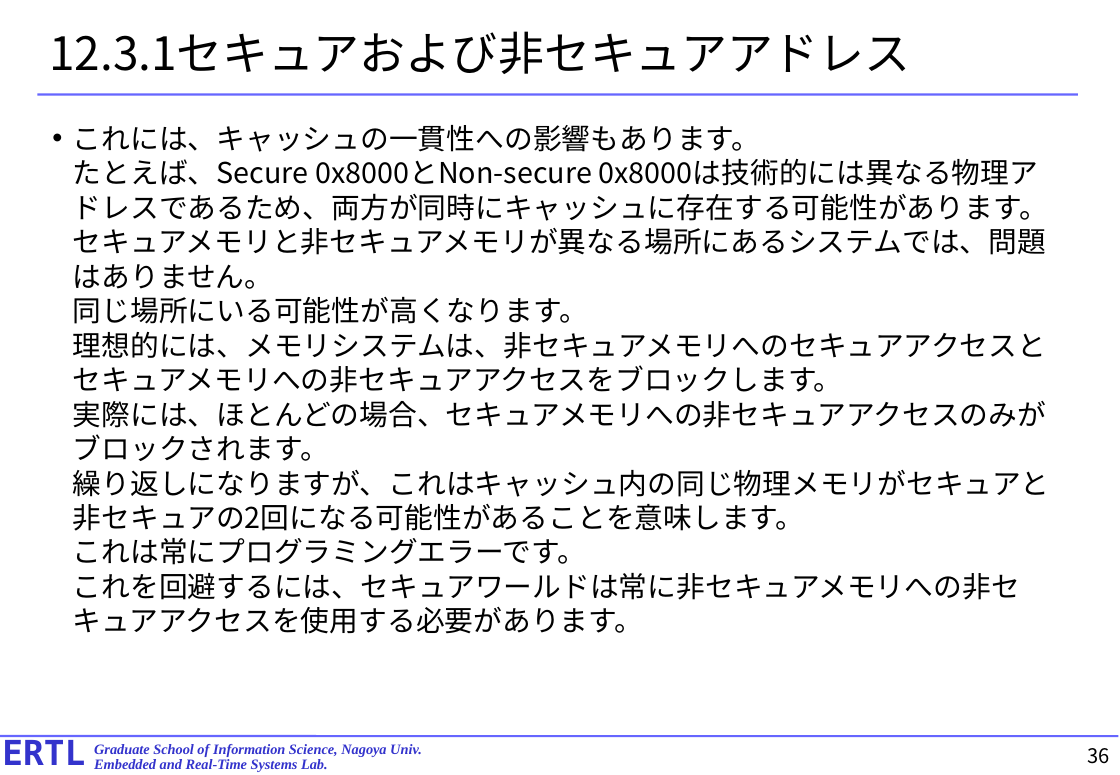
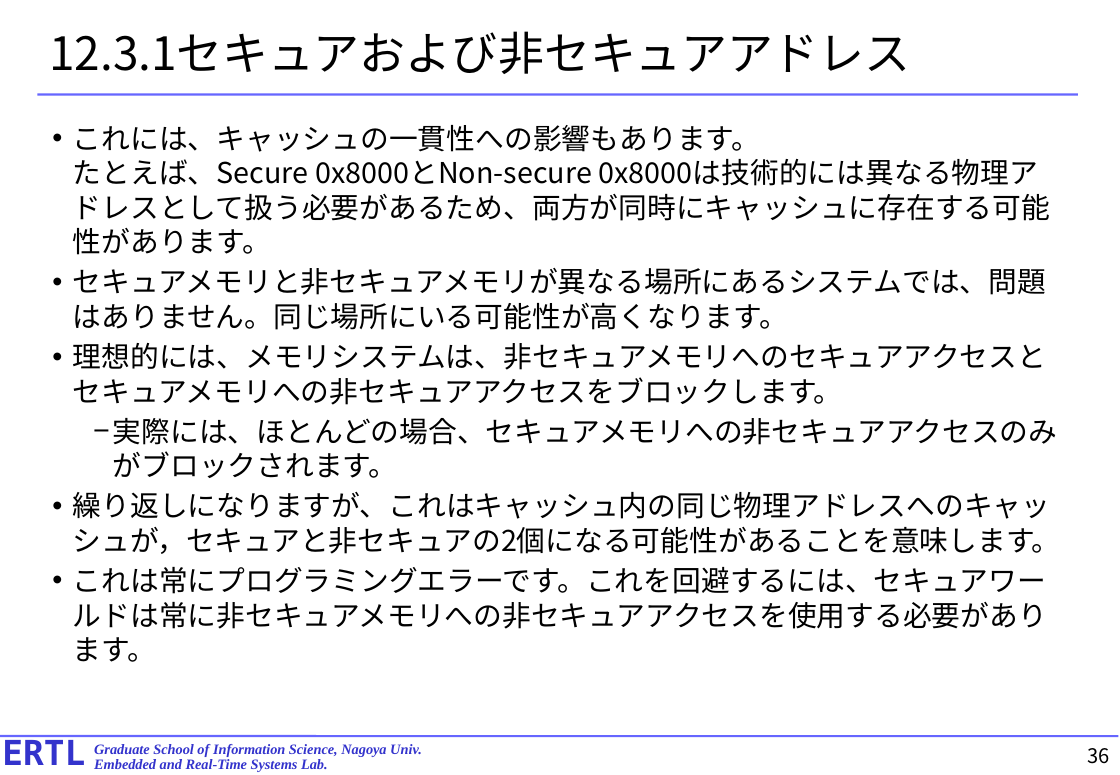
Before and after one commit to exshonda/arm64_basic, a slide deck: slide 36 of text/10.chapter12.pptx. Drawn at 1120x775 pixels with LibreOffice and Linux fonts; fonts in the diff are those of the drawing. Boxes give left, top, right and bottom in pixels: in the first picture for what was removed or moved away, otherwise in the second. Text is boxed around its words. In the diff, an @@ line names an element or a change of style, - is before the commit and + after.

```diff
--- a/text/10.chapter12.pptx
+++ b/text/10.chapter12.pptx
@@ text at (73, 125, 1061, 662): text changed @@
-• これには、キャッシュの一貫性への影響もあります。
-  たとえば、Secure 0x8000とNon-secure 0x8000は技術的には異なる物理アドレスであるため、両方が同時にキャッシュに存在する可能性があります。
-  セキュアメモリと非セキュアメモリが異なる場所にあるシステムでは、問題はありません。
-  同じ場所にいる可能性が高くなります。
-  理想的には、メモリシステムは、非セキュアメモリへのセキュアアクセスとセキュアメモリへの非セキュアアクセスをブロックします。
-  実際には、ほとんどの場合、セキュアメモリへの非セキュアアクセスのみがブロックされます。
-  繰り返しになりますが、これはキャッシュ内の同じ物理メモリがセキュアと非セキュアの2回になる可能性があることを意味します。
-  これは常にプログラミングエラーです。
-  これを回避するには、セキュアワールドは常に非セキュアメモリへの非セキュアアクセスを使用する必要があります。
+• これには、キャッシュの一貫性への影響もあります。
+  たとえば、Secure 0x8000とNon-secure 0x8000は技術的には異なる物理アドレスとして扱う必要があるため、両方が同時にキャッシュに存在する可能性があります。
+• セキュアメモリと非セキュアメモリが異なる場所にあるシステムでは、問題はありません。同じ場所にいる可能性が高くなります。
+• 理想的には、メモリシステムは、非セキュアメモリへのセキュアアクセスとセキュアメモリへの非セキュアアクセスをブロックします。
+  − 実際には、ほとんどの場合、セキュアメモリへの非セキュアアクセスのみがブロックされます。
+• 繰り返しになりますが、これはキャッシュ内の同じ物理アドレスへのキャッシュが，セキュアと非セキュアの2個になる可能性があることを意味します。
+• これは常にプログラミングエラーです。これを回避するには、セキュアワールドは常に非セキュアメモリへの非セキュアアクセスを使用する必要があります。
```
Also in this commit, not shown: 31 other slides changed, 1 slide added.
